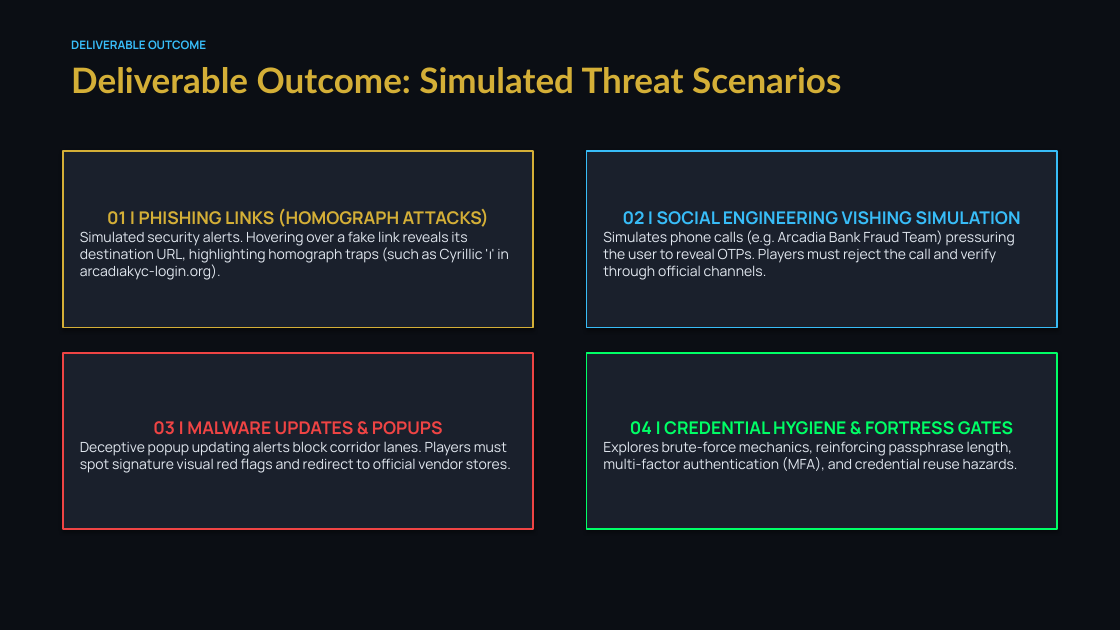
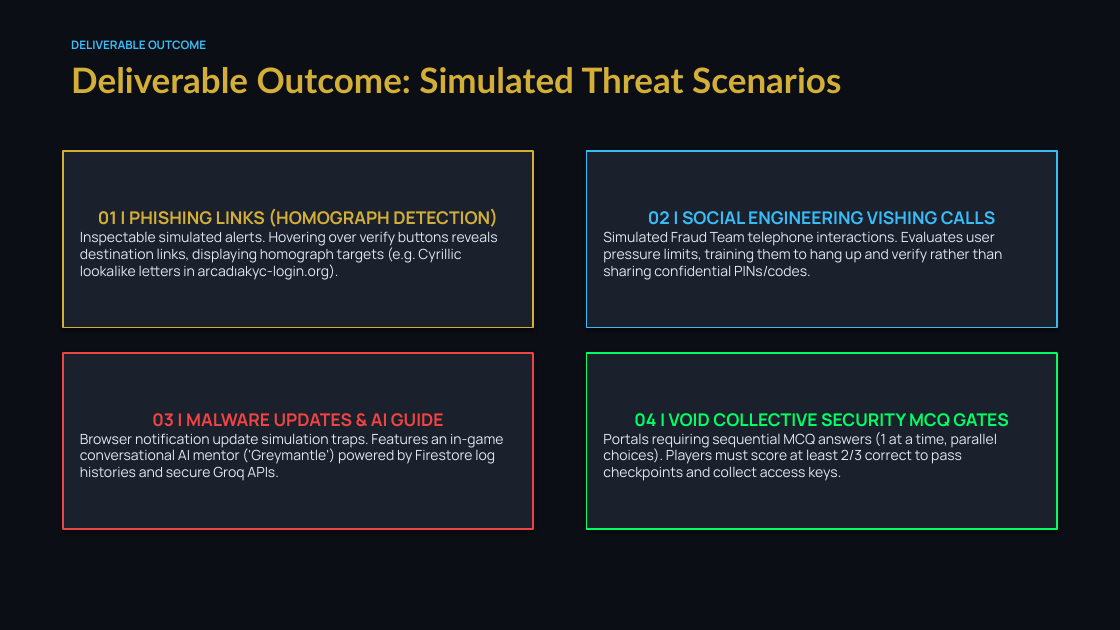
Before and after one commit to YashovardhanReddy001/cyberquest-rpg, a slide deck: slide 5 of docs/cyberquest_presentation.pptx (slide 7 before the commit). Drawn at 1120x630 pixels with LibreOffice and Linux fonts; fonts in the diff are those of the drawing. Boxes give left, top, right and bottom in pixels: in the first picture for what was removed or moved away, otherwise in the second. Text is boxed around its words. In the diff, an @@ line names an element or a change of style, - is before the commit and + after.

Commit message:
Update PowerPoint file to contain exactly 6 slides matching official titles

```diff
--- a/docs/cyberquest_presentation.pptx
+++ b/docs/cyberquest_presentation.pptx
@@ text in rectangle at bbox=[80, 209, 498, 280]: text changed @@
-01 | PHISHING LINKS (HOMOGRAPH ATTACKS)
-Simulated security alerts. Hovering over a fake link reveals its destination URL, highlighting homograph traps (such as Cyrillic 'ı' in arcadıakyc-login.org).
+01 | PHISHING LINKS (HOMOGRAPH DETECTION)
+Inspectable simulated alerts. Hovering over verify buttons reveals destination links, displaying homograph targets (e.g. Cyrillic lookalike letters in arcadıakyc-login.org).
@@ text in rectangle at bbox=[603, 211, 1003, 280]: text changed @@
-02 | SOCIAL ENGINEERING VISHING SIMULATION
-Simulates phone calls (e.g. Arcadia Bank Fraud Team) pressuring the user to reveal OTPs. Players must reject the call and verify through official channels.
+02 | SOCIAL ENGINEERING VISHING CALLS
+Simulated Fraud Team telephone interactions. Evaluates user pressure limits, training them to hang up and verify rather than sharing confidential PINs/codes.
@@ text in rectangle at bbox=[80, 413, 503, 480]: text changed @@
-03 | MALWARE UPDATES & POPUPS
-Deceptive popup updating alerts block corridor lanes. Players must spot signature visual red flags and redirect to official vendor stores.
+03 | MALWARE UPDATES & AI GUIDE
+Browser notification update simulation traps. Features an in-game conversational AI mentor ('Greymantle') powered by Firestore log histories and secure Groq APIs.
@@ text in rectangle at bbox=[603, 413, 1008, 481]: text changed @@
-04 | CREDENTIAL HYGIENE & FORTRESS GATES
-Explores brute-force mechanics, reinforcing passphrase length, multi-factor authentication (MFA), and credential reuse hazards.
+04 | VOID COLLECTIVE SECURITY MCQ GATES
+Portals requiring sequential MCQ answers (1 at a time, parallel choices). Players must score at least 2/3 correct to pass checkpoints and collect access keys.
```
Also in this commit, not shown: 4 other slides changed, 1 slide added, 5 slides removed.
